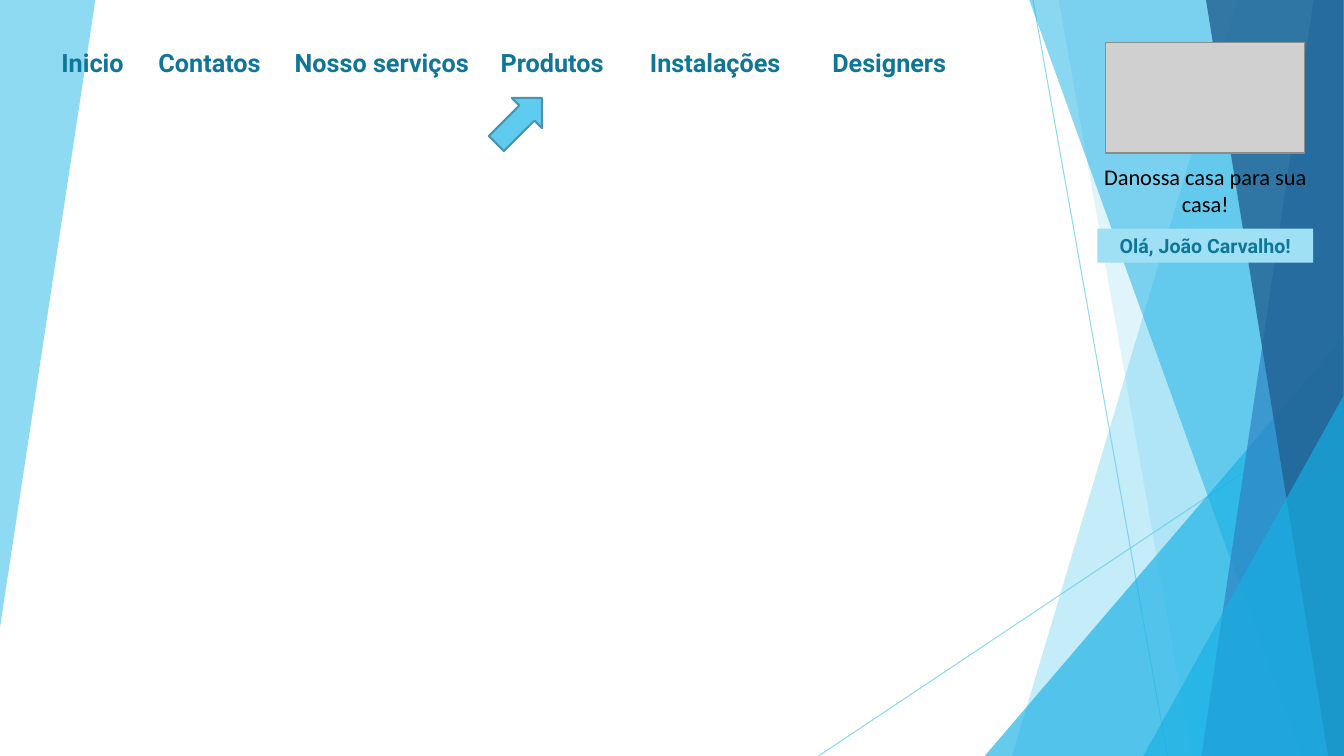
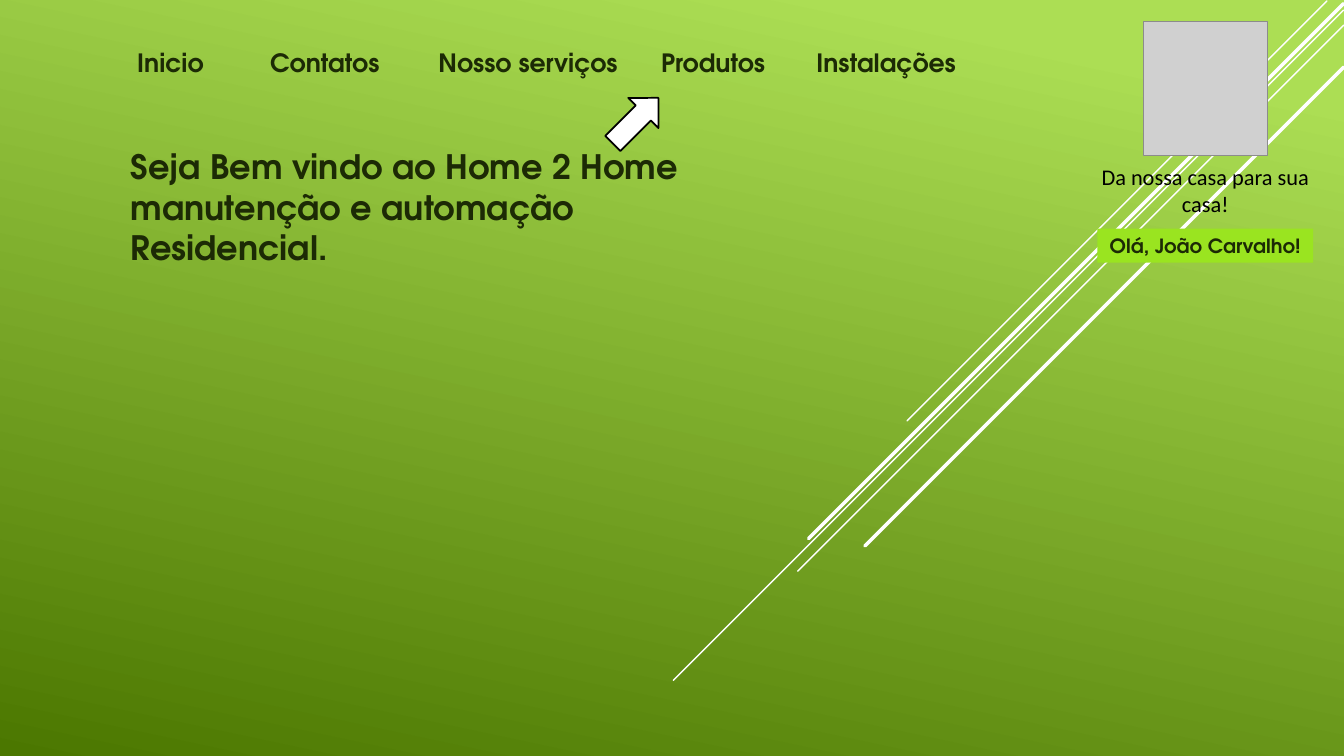
Before and after one commit to JVictor94/projeto, a slide deck: slide 11 of Projeto Automação Prototipo.pptx. Drawn at 1344x756 pixels with LibreOffice and Linux fonts; fonts in the diff are those of the drawing; grey boxes stand for pictures. Boxes give left, top, right and bottom in pixels: in the first picture for what was removed or moved away, otherwise in the second. Text is boxed around its words. In the diff, an @@ line names an element or a change of style, - is before the commit and + after.

```diff
--- a/Projeto Automação Prototipo.pptx
+++ b/Projeto Automação Prototipo.pptx
@@ background #FFFFFF to gradient #ACDF55 to #4C7800 @@
@@ line added from (1344, 10) to (674, 681), #FFFFFF 1 pt @@
@@ line added from (1344, 25) to (798, 572), #FFFFFF 1 pt @@
@@ line added from (1344, 4) to (809, 538), #FFFFFF 2.5 pt @@
@@ line added from (1327, 1) to (907, 421), #FFFFFF 1 pt @@
@@ picture resized from (x1=1106, y1=42, x2=1306, y2=153) to (x1=1143, y1=21, x2=1267, y2=155) @@
@@ text "Inicio" moved from (x1=61, y1=49, x2=123, y2=78) to (x1=137, y1=52, x2=203, y2=73) @@
@@ text "Contatos" moved from (x1=158, y1=54, x2=260, y2=73) to (x1=270, y1=53, x2=379, y2=73) @@
@@ text "Nosso serviços" moved from (x1=295, y1=53, x2=469, y2=78) to (x1=438, y1=52, x2=618, y2=79) @@
@@ font Roboto to TeX Gyre Adventor, text colour #0F7698 to #1C2A05 in 5 elements at (x1=137, y1=52, x2=203, y2=73), (x1=270, y1=53, x2=379, y2=73), (x1=438, y1=52, x2=618, y2=79), (x1=816, y1=52, x2=956, y2=79), (x1=661, y1=53, x2=765, y2=73) @@
@@ text "Produtos" moved from (x1=501, y1=53, x2=604, y2=73) to (x1=661, y1=53, x2=765, y2=73) @@
@@ text "Instalações" moved from (x1=650, y1=53, x2=780, y2=78) to (x1=816, y1=52, x2=956, y2=79) @@
@@ text removed at (x1=832, y1=53, x2=946, y2=78) @@
-Designers
@@ right arrow moved from (x1=481, y1=83, x2=557, y2=159) to (x1=598, y1=83, x2=674, y2=159) @@
@@ right arrow at (x1=598, y1=83, x2=674, y2=159): fill #5FCBEF to #FFFFFF; outline #4696B1 1.5 pt to #000000 1.25 pt @@
@@ line added from (1344, 68) to (865, 546), #FFFFFF 2.5 pt @@
@@ text added at (x1=131, y1=143, x2=677, y2=235), 24 pt, text #1C2A05, bold @@
+Seja Bem vindo ao Home 2 Home manutenção e automação Residencial.
@@ text at (x1=1102, y1=167, x2=1309, y2=218): spaces changed @@
-Danossa casa para sua casa!
+Da nossa casa para sua casa!
@@ rectangle "Olá, João Carvalho!" at (x1=1098, y1=229, x2=1314, y2=263): font Roboto to TeX Gyre Adventor, text colour #0F7698 to #1C2A05; fill #9FE0F5 to #9AE420 @@
@@ group removed at (x1=0, y1=0, x2=1344, y2=756): 6 freeform shapes, 2 lines, 2 triangles @@
```
Also in this commit, not shown: 13 other slides changed, 9 slides added, 1 slide removed, 7 other files.
